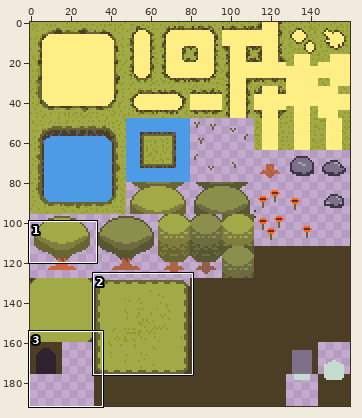
Pixel-art file -- Assets/Act1/TileMaps/ForestTileSetAct1.aseprite. Above, an overview of the earlier version with the close-up marked.
Close-up. As it was:
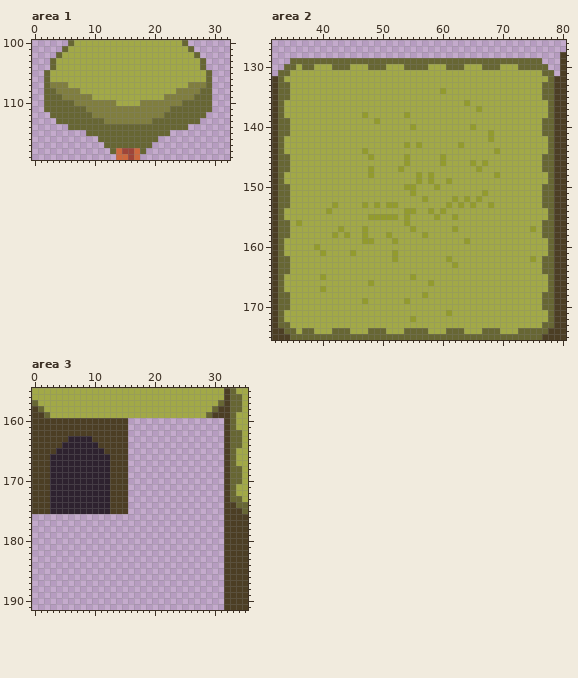
160x192 pixels, 1 frame. Shown: area 1: x 0..32, y 100..119; area 2: x 32..80, y 126..175; area 3: x 0..35, y 155..191. The commit also changed other parts of the picture, which this record leaves out.
The same view after the edit:
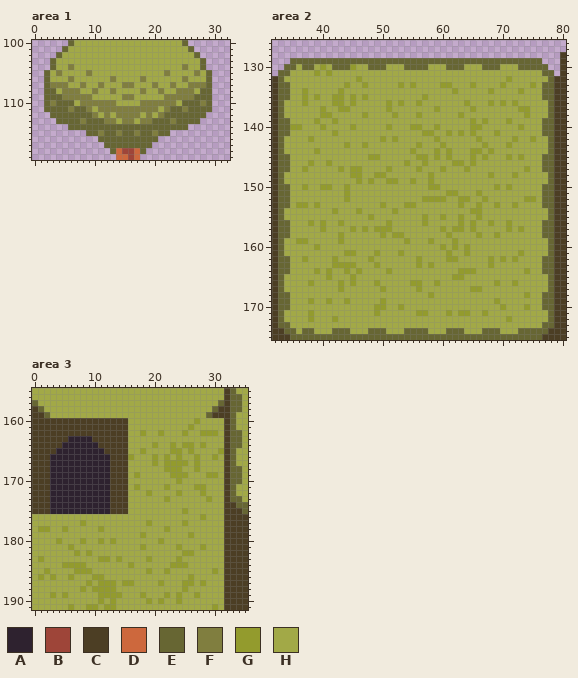
Palette (. is transparent): A #2e222f  B #9e4539  C #4c3e24  D #cd683d  E #676633  F #807e3f  G #939b2d  H #a2a947
From old to new:
layer "Layer" added
layer "Layer 1" removed
Changed rows in their new state; - is an unchanged pixel.
Area 1, layer "Layer":
first column x 3:
104 ---F------------------F---
105 -F----F------------F----F-
106 ---F------F----F------F---
107 -----F--F---FF---F--F-----
108 -H-----F--F----F--F-----H-
109 ------------FF------------
110 F---H----------------H---F
111 ---F---H----------H---F---
112 --------H-H----H-H--------
113 -----F-----H--H-----F-----
115 --------F--F--F--F--------
Area 2, layer "Layer":
first column x 35:
130 -----G----G------------------------------
131 ----G-G----------------------------------
132 -----------G------------------------G----
133 ---------G--G-----G-G----GG---G----G----G
134 --G-----G----------------H-G-----G----G--
135 --G-G--GG-G-G---------G------------------
136 --G----GG-G-----G-G--G-----------G-G-G---
137 -----G--GG------G-------G-----GH------GG-
138 -----GG----------G-H-G------G----------G-
139 ----G--G------H---------------G-G---G----
140 GG---G----G-----G----G--G------G------G--
141 -------G--------------GG--G-G-G--HG------
142 ---G-----------G-G------G------G-H---G--G
143 ---------G--G------H-----G--H---G---G----
144 ----G-------H-------G---G-G---GG-GH------
145 --------------G----H-GG-GHG---G-G---G-G--
146 ---G--G---------------G--H-GG---H--------
147 --G-----G-GG-H--G-H--G---G---G-H-------G-
148 ----------GG-HGG-----H-----------GH--G---
149 -----------G-G--GG--GH----H--------------
150 --G--GG--G---------HH--G----------G-G----
151 ---------G----------H-----GG---GH--------
152 ---------G-------------GGG-HG--HG------GG
153 -GG-G--H----H-HGHH-GG-----H---HG-HG--G---
154 ------HG---G-----G-HH--H-H----GG---------
155 --------------HHHH-H--G-HG-HG--G---------
156 -H-G-G--G-------G--H--G-----G-G--G--G----
157 -----G--H-G---GGG---H----G--G-G-----G-G-H
158 -------HGH--H--GHGG---H---G----G--G------
159 -GG-----G---HH---H-G---G---G-H-----------
160 -------------------------G-G-G-----------
161 -----H---G----G--HG-------G--G--------G--
162 --G----G-----G---H---G-----G-----G-G-G--H
163 -------GGGG---G------G-G---H-----G-------
164 ----G-G--G-G----G-----------GGG--------G-
165 -----HG---G---------H------GG------------
166 ---G----G-G--HG-----GG-HG---------G--G---
167 -----H--G------G-----G--------GG---------
168 ----------------------HG---------------G-
169 ---G--G--G--H--G---H--------------G------
170 --------------GG--G----------------G---G-
171 ---G----------G------GG-----GG--G--------
172 ---G---G------------H---------------G----
Area 3, layer "Layer":
first column x 0:
160 ----------------HHHHHHHHHHHGHHHH
161 ----------------HHHHHHHHHHGHHHHH
162 ----------------HHGHHGHHHGHHGGGH
163 ----------------HHHHHHHHHHHHHHHH
164 ----------------HHHHGHHGHGGHGHHH
165 ----------------HHGHHHHGGHGHHHHG
166 ----------------GHHHGHGHGHHGHHGH
167 ----------------HHHHGHGGGGHGHHHH
168 ----------------HHHHHHGGGHHGHHHH
169 ----------------HGHHHHHGGGHHHGGH
170 ----------------HHHHHHHHGHHHHHHH
171 ----------------HGHHHHGHHHHGGHHH
172 ----------------HHHGHHHHGHHHGHHH
173 ----------------HHHHHHGHHHHHHGHH
174 ----------------HHHHHHHHHHHHHHHH
175 ----------------HHHHHHHHHGHHHHHH
176 HHHHHHHHHHHHHHHHHHHHHHHHHHHHGHHH
177 HHHHHHHHGHHHHHHHHHHGHHHHHGHHHHHH
178 HGGHHGHHHHHGHHHHHHHHHHGHHHHHHHHH
179 HHHHHHHHHHHHHHHHHHGHHHHHHHGHHHHH
180 HHHHGHHHGHHGHGHHHHHHHGHHHHHHHHHH
181 HHHHHHGHHHHHHHHHHHGHHHHHGHHHGHHH
182 HHHHHHHGHGHHHHHHHHHHHHHHHGGHHHHH
183 HGHHHHHHHHHGGHGHHHHGHHHHGHHHHHHH
184 HHHHHGGGGHHHHHHHGHHHHHHGGGHHHHHH
185 HHGHHHHGGGHHHHHHHHHGHHGHHHHHHHGH
186 HGHGHHGHHHGGHHHHHHHHHHHHHHGHHHHH
187 HHHHHHHHHGHGGGHGGHHHHGHHHGGHGHHH
188 HHHHHHHHGHGGGGHHHHHHHHHHHGHHHHHH
189 HHHGHGHHHHHGGGGHHHGHHHGHGHHGHHHH
190 HHHHHHHHHHHGHGHHHHHGHGHHGHHHHHHH
191 HHHHHHGHHGGHGGHHHHHHHHHHHHHHHHGH
Pixel boxes of the changes (left, top, right, bottom) in both close-ups:
changed: (50, 64, 206, 136)
changed: (290, 64, 536, 322)
added: (32, 418, 224, 610)
